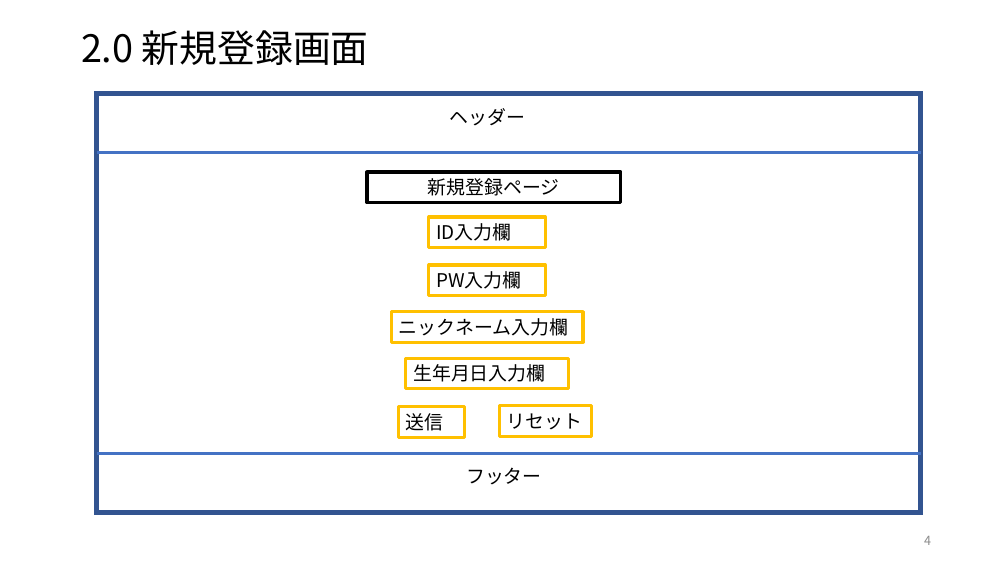
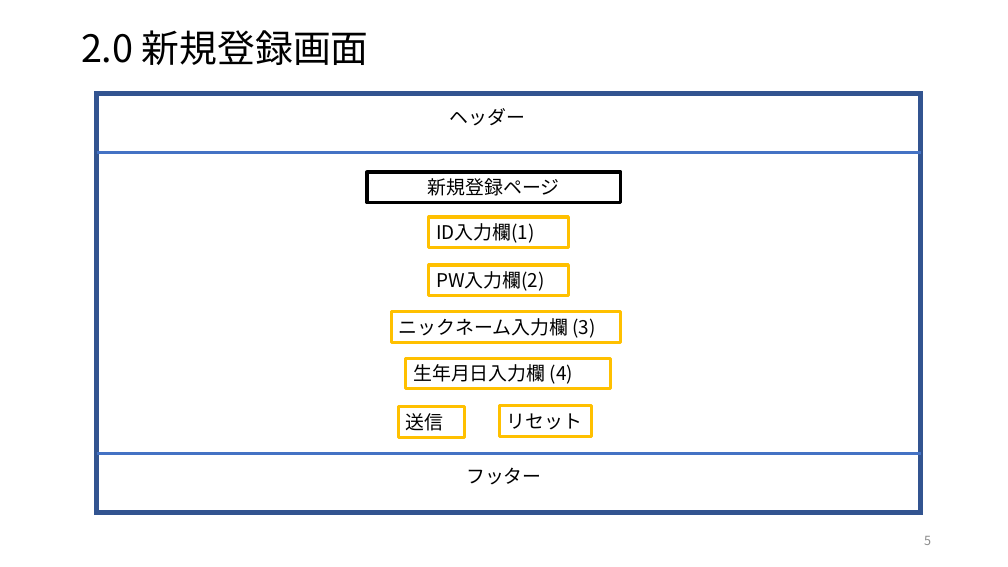
Before and after one commit to dojo2023/F-1, a slide deck: slide 5 of doc/外部設計/画面設計書 ver1.2.pptx (slide 4 before the commit). Drawn at 1008x567 pixels with LibreOffice and Linux fonts; fonts in the diff are those of the drawing. Boxes give left, top, right and bottom in pixels: in the first picture for what was removed or moved away, otherwise in the second. Text is boxed around its words. In the diff, an @@ line names an element or a change of style, - is before the commit and + after.

```diff
--- a/doc/外部設計/画面設計書 ver1.2.pptx
+++ b/doc/外部設計/画面設計書 ver1.2.pptx
@@ rectangle "ID入力欄(1)": place and size @@
-rectangle "ID入力欄(1)" at bbox=[429, 217, 545, 247]
+rectangle "ID入力欄(1)" at bbox=[429, 217, 568, 247]
@@ text in rectangle at bbox=[436, 223, 534, 243]: text changed @@
-ID入力欄
+ID入力欄(1)
@@ rectangle "PW入力欄(2)": place and size @@
-rectangle "PW入力欄(2)" at bbox=[429, 265, 545, 296]
+rectangle "PW入力欄(2)" at bbox=[429, 265, 568, 296]
@@ text in rectangle at bbox=[436, 271, 544, 291]: text changed @@
-PW入力欄
+PW入力欄(2)
@@ rectangle "ニックネーム入力欄 (3)": place and size @@
-rectangle "ニックネーム入力欄 (3)" at bbox=[391, 312, 583, 342]
+rectangle "ニックネーム入力欄 (3)" at bbox=[391, 312, 621, 342]
@@ text in rectangle at bbox=[399, 318, 595, 338]: text changed @@
-ニックネーム入力欄
+ニックネーム入力欄 (3)
@@ rectangle "生年月日入力欄 (4)": place and size @@
-rectangle "生年月日入力欄 (4)" at bbox=[406, 358, 569, 389]
+rectangle "生年月日入力欄 (4)" at bbox=[406, 358, 611, 389]
@@ text in rectangle at bbox=[413, 364, 573, 384]: text changed @@
-生年月日入力欄
+生年月日入力欄 (4)
@@ page number at bbox=[924, 536, 931, 545]: text changed @@
-4
+5
```
Also in this commit, not shown: 1 other slide changed, 3 slides added, 5 slides removed.
